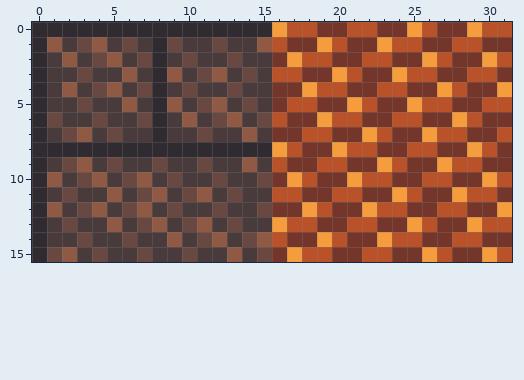
Edited in one commit: pixel-art file (src/main/resources/assets/adv_rocketry/textures/machine/electric_arc_furnace.aseprite). Above, as it was before the edit.
32x16 pixels, 1 frame.
And afterwards:
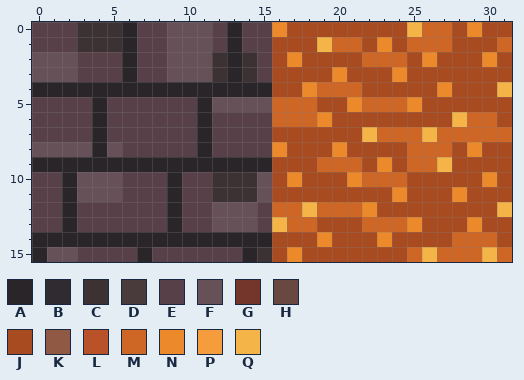
Palette (. is transparent): A #292529  B #302b30  C #3c3133  D #493a3b  E #574047  F #675158  G #74352a  H #694841  J #a84b21  K #8f5943  L #ba5229  M #ce6625  N #eb892b  P #f59d3c  Q #f5b448
What changed:
layer "Material base" added
layer "Recess and shade" added
layer "Hardware and signals" added
layer "refractory and arc glow" removed
Changed rows in their new state; - is an unchanged pixel.
Layers "Hardware and signals", "Recess and shade", "Material base":
first column x 0:
 0 EEECCCAEEFFFEAEENJJJJJJJJQMMJNJJ
 1 EEECCCAEEFFFEAEEJJJQMMJNJMMMJJJM
 2 FFFEEEAEEFFFCACEJNJJJJMMMJNJJJNJ
 3 FFFEEEAEEFFFCACEJJJJNJJJNJJJJJJJ
 4 AAAAAAAAAAAAAAAAJJNMMMJJJJJNJJJQ
 5 EEEEAEEEEEEAFFFFMMMJJNMMMNJJJJJJ
 6 EEEEAEEEEEEAEEEEMMMNJJJJJJJJQMMJ
 7 EEEEAEEEEEEAEEEEJJJJJJQMMMQMMMMM
 8 FFFFAFEEEEEAEEEENJJJNJJJJMMMJNJJ
 9 AAAAAAAAAAAAAAAAJJJMMMJNJMMQJJJJ
10 EEAFFFEEEAEECCCFJNJJJNMMMJJJJJNJ
11 EEAFFFEEEAEECCCFJJJJJJJJNJJJNJJJ
12 EEAEEEEEEAEEFFFEMMQMMMNJJJJJJJJQ
13 EEAEEEEEEAEEFFFEQMMJJJMMMNJJJNJJ
14 AAAAAAAAAAAAAAAAJJJNJJJNJJJJMMMJ
15 AFFEEEEAEEEEEEACJNJJJJJJJMQMMMQM
